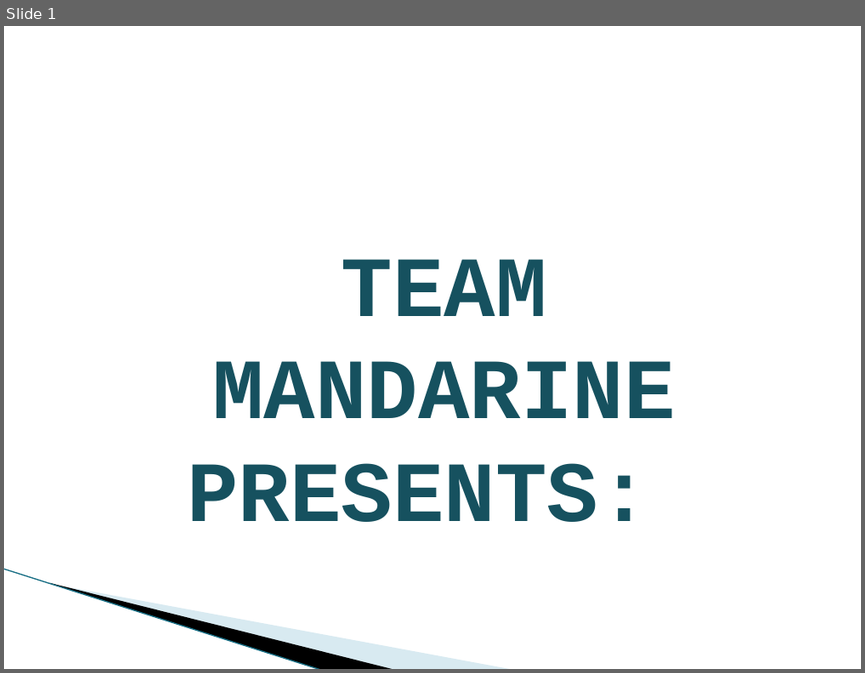
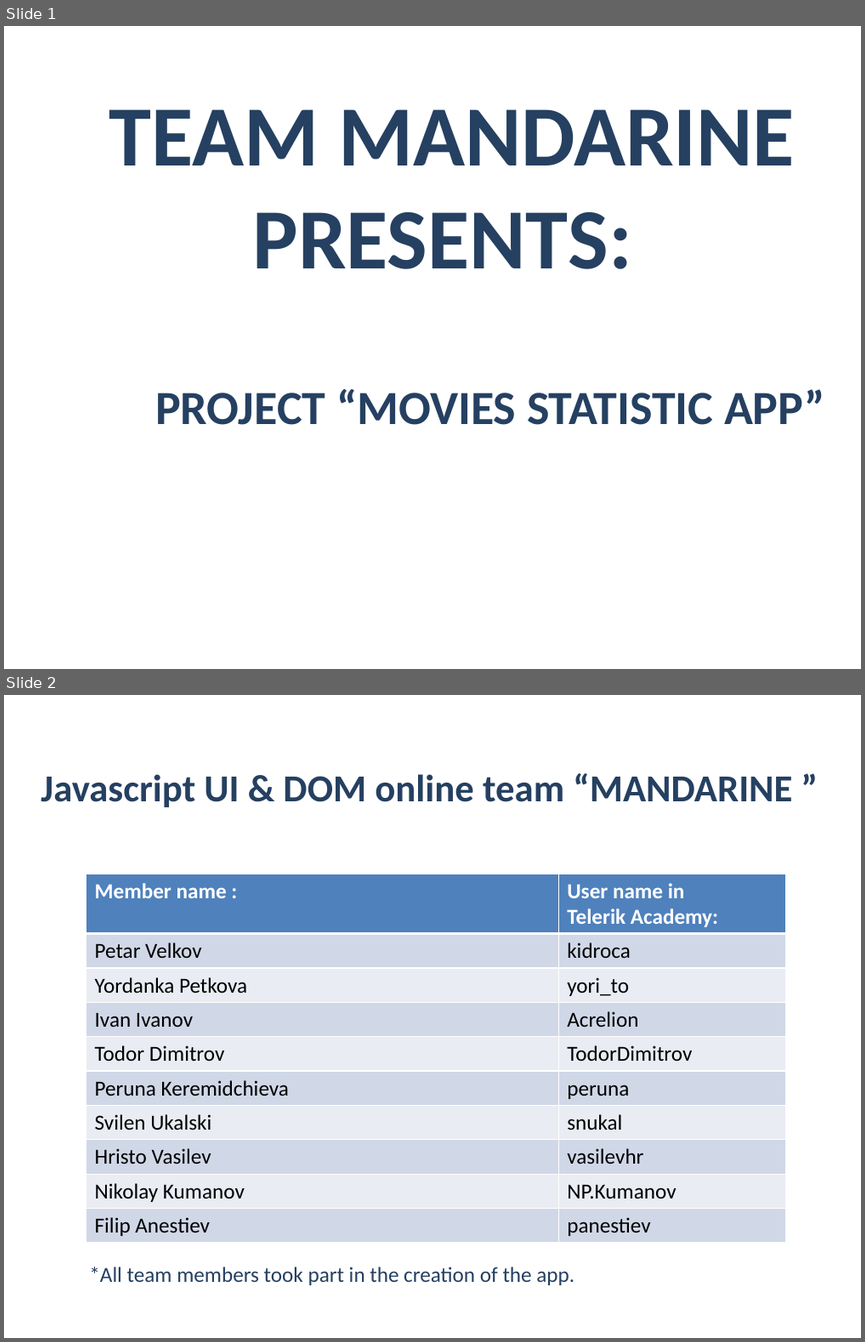
Before and after one commit to Acrelion/JS-Teamwork-Mandarine, a slide deck: Project Documentation/Presentation Mandarine.pptx. Shown one above the other, each under a label of ours: slide 1 before the commit, slides 1 and 2 after it. The pictures are 865x673 and 865x1342 pixels, drawn with LibreOffice and Linux fonts; fonts in the diff are those of the drawing; background and template pictures are left out. Boxes give left, top, right and bottom in pixels: in the first picture for what was removed or moved away, otherwise in the second. Text is boxed around its words. In the diff, an @@ line names an element or a change of style, - is before the commit and + after.

```diff
--- a/Project Documentation/Presentation Mandarine.pptx
+++ b/Project Documentation/Presentation Mandarine.pptx
@@ slide 2 added at (4,695,861,1338), background picture (left out) @@
@@ text added at (41,773,792,807), 32 pt, text #254061, bold @@
+Javascript UI & DOM online team “MANDARINE ”
@@ table added at (86,873,785,1242), 10 rows, 2 columns @@
+Member name : | User name in / Telerik Academy:
+Petar Velkov | kidroca
+Yordanka Petkova | yori_to
+Ivan Ivanov | Acrelion
+Todor Dimitrov | TodorDimitrov
+Peruna Keremidchieva | peruna
+Svilen Ukalski | snukal
+Hristo Vasilev | vasilevhr
+Nikolay Kumanov | NP.Kumanov
+Filip Anestiev | panestiev
@@ text added at (89,1266,574,1285), 18 pt, text #254061 @@
+*All team members took part in the creation of the app.
@@ slide 1 changed as well @@
@@ text "TEAM MANDARINE": place and size @@
-text "TEAM MANDARINE" at (187,259,675,522)
+text "TEAM MANDARINE" at (109,109,794,269)
@@ text "TEAM MANDARINE" at (109,109,794,269): font Courier New to Calibri, text colour #175160 to #254061, letter outline #23487C 0.71 pt to #5E457C 0.71 pt @@
@@ text added at (155,389,825,425), 40 pt, text #254061, bold @@
+PROJECT “MOVIES STATISTIC APP”
@@ line removed from (4, 568) to (322, 669) @@
@@ freeform shape removed at (49,582,396,669) @@
@@ freeform shape removed at (51,583,514,669) @@
```
Also in this commit, not shown: 2 other slides changed, 5 other slides added, 6 slides removed.
